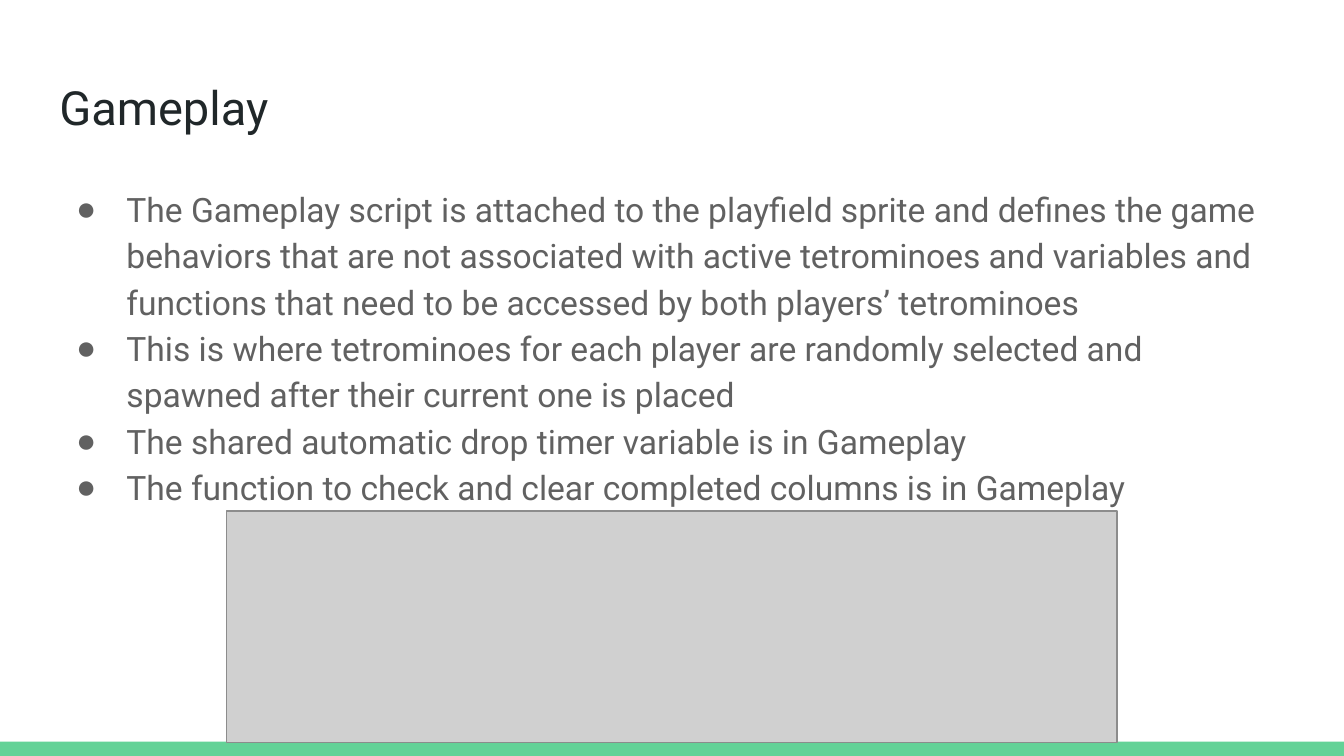
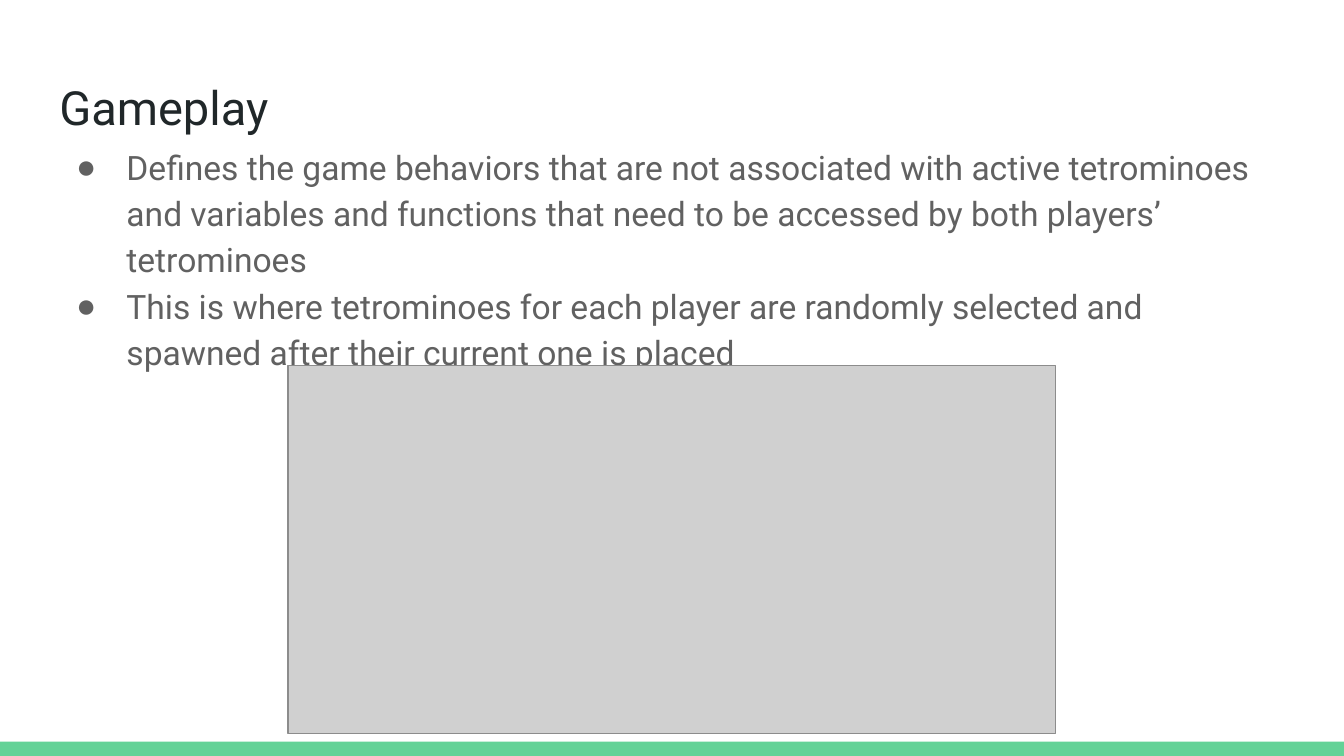
Before and after one commit to Caelanrw/TetrominoTussle, a slide deck: slide 13 of doc/ProjectArchitecture.pptx (slide 11 before the commit). Drawn at 1344x756 pixels with LibreOffice and Linux fonts; fonts in the diff are those of the drawing; grey boxes stand for pictures. Boxes give left, top, right and bottom in pixels: in the first picture for what was removed or moved away, otherwise in the second. Text is boxed around its words. In the diff, an @@ line names an element or a change of style, - is before the commit and + after.

```diff
--- a/doc/ProjectArchitecture.pptx
+++ b/doc/ProjectArchitecture.pptx
@@ text "Defines the game behaviors that ...": place and size @@
-text "Defines the game behaviors that ..." at [126,196,1255,507]
+text "Defines the game behaviors that ..." at [126,154,1249,373]
@@ text at [126,154,1249,273]: text changed @@
-● The Gameplay script is attached to the playfield sprite and defines the game behaviors that are not associated with active tetrominoes and variables and functions that need to be accessed by both players’ tetrominoes
+● Defines the game behaviors that are not associated with active tetrominoes and variables and functions that need to be accessed by both players’ tetrominoes
@@ picture: place and size @@
-picture at [227,511,1117,742]
+picture at [288,366,1055,734]
@@ text at [126,429,1125,507]: paragraphs removed @@
-● The shared automatic drop timer variable is in Gameplay
-● The function to check and clear completed columns is in Gameplay
```
Also in this commit, not shown: 1 other slide changed, 4 slides added, 5 other files.
